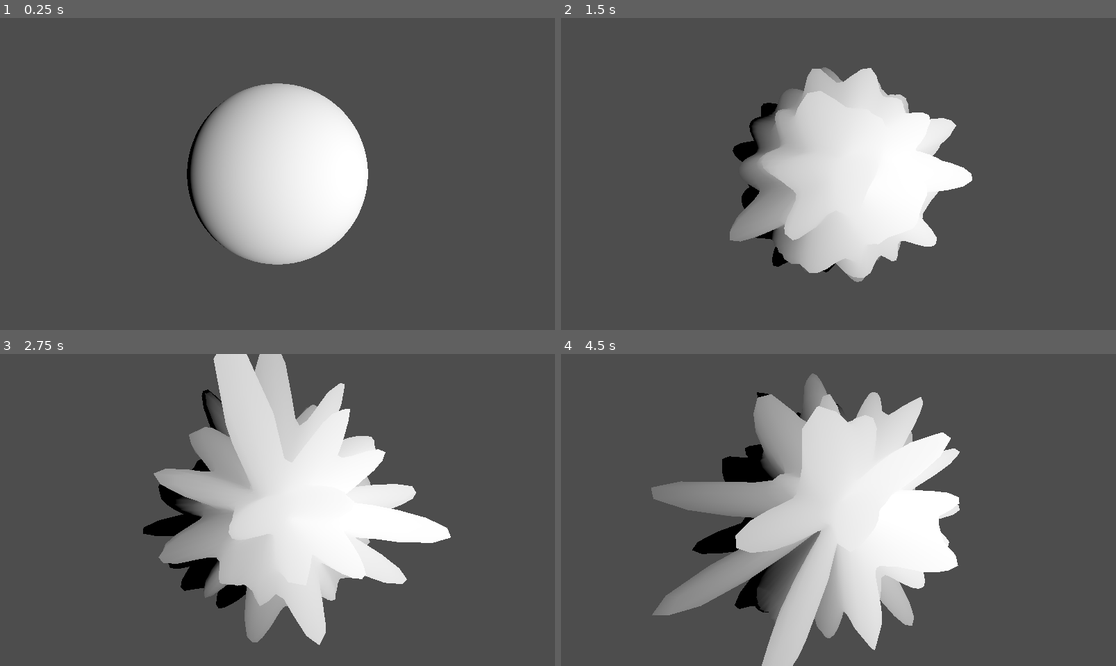
Above: before the commit, frames 1-4 (two rows, left to right).
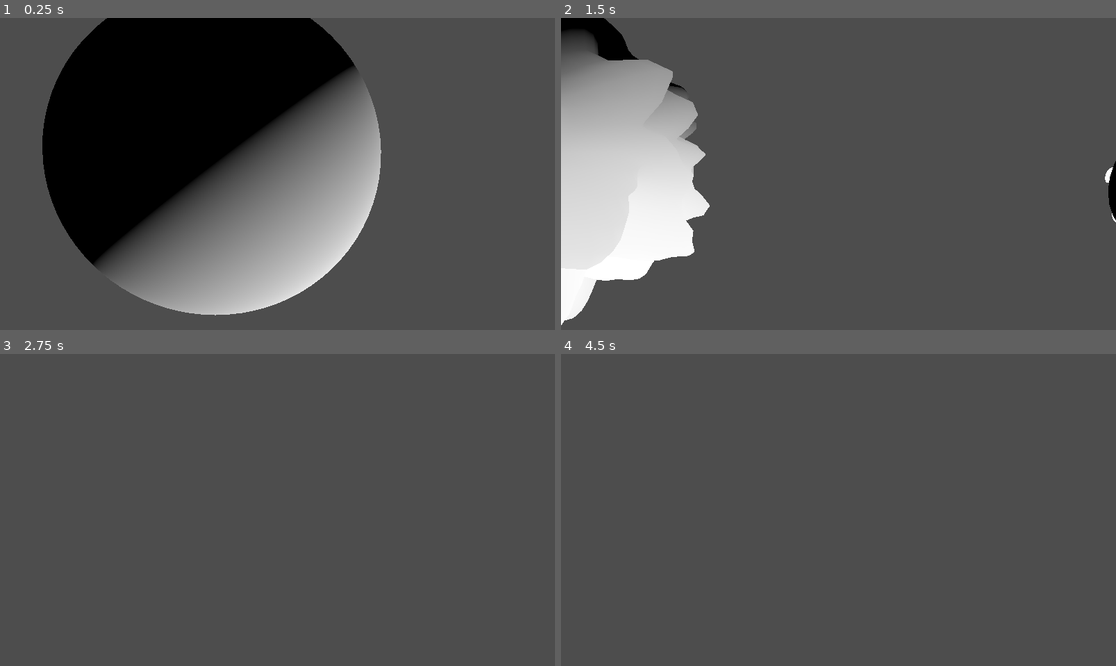
Above: after the commit, the same moments.

Repository: Routund/Earth_shakers
Game: Godot game, scene res://Scenes/test.tscn
Same seed, same stepped clock (60 frames per second), same inputs: the game is played once before the commit and once after it.
Inputs:
- Up to frame 1 (0.25 s): no input
- Up to frame 2 (1.5 s): tap Enter (ui_accept) at 0.5, 0.6 s; hold Right (right) 0.53-1.28 s; hold Space (jump) 0.53-1.28 s; hold S (down) from 1.28 s (still down); tap Space (jump) at 1.35 s
- Up to frame 3 (2.75 s): tap Space (jump) at 1.52, 1.82 s; tap Enter (ui_accept) at 1.55, 2.1 s; release S (down) at 2.03 s; hold Right (right) from 2.03 s (still down); hold Space (jump) from 2.03 s (still down)
- Up to frame 4 (4.5 s): release Right (right) at 2.78 s; release Space (jump) at 2.78 s; hold Up (up) 2.78-3.53 s; tap Enter (ui_accept) at 2.85, 4.35 s; tap Space (jump) at 3.02, 3.32 s; hold Space (jump) 3.53-4.28 s; hold A (left) from 3.53 s (still down)

The runs differ from the first frame. In frame 1, 45% of the frame differs, in the area x 7-69%, y 0-96%; in frame 2, 37%; in frame 3, 26%; in frame 4, 28%.

Commit message:
wholesome

Diff:
--- /dev/null
+++ b/Scenes/player.tscn
@@ -0,0 +1,14 @@
+[gd_scene load_steps=3 format=3 uid="uid://cdq77svver7c0"]
+
+[ext_resource type="Script" path="res://player.gd" id="1_5rkx4"]
+
+[sub_resource type="SphereShape3D" id="SphereShape3D_pe1jp"]
+radius = 0.580856
+
+[node name="player" type="CharacterBody3D"]
+script = ExtResource("1_5rkx4")
+
+[node name="CollisionShape3D" type="CollisionShape3D" parent="."]
+shape = SubResource("SphereShape3D_pe1jp")
+
+[node name="Camera3D" type="Camera3D" parent="."]
--- a/Scenes/test.tscn
+++ b/Scenes/test.tscn
@@ -1,8 +1,9 @@
-[gd_scene load_steps=7 format=3 uid="uid://bi16iyfo3yx4e"]
+[gd_scene load_steps=9 format=3 uid="uid://bi16iyfo3yx4e"]
 
 [ext_resource type="Shader" path="res://Shaders/planet_wave.gdshader" id="1_nw1d7"]
 [ext_resource type="Script" path="res://UvSphere.gd" id="3_08ukf"]
 [ext_resource type="PackedScene" uid="uid://cnjb7mb2dxn31" path="res://Sculptures/UFO.glb" id="4_luwtk"]
+[ext_resource type="PackedScene" uid="uid://cdq77svver7c0" path="res://Scenes/player.tscn" id="4_n1flc"]
 
 [sub_resource type="CapsuleMesh" id="CapsuleMesh_x20ug"]
 
@@ -18,6 +19,9 @@
 radial_segments = 75
 rings = 75
 
+[sub_resource type="SphereShape3D" id="SphereShape3D_mgivc"]
+radius = 2.35768
+
 [node name="Node3D" type="Node3D"]
 
 [node name="DirectionalLight3D" type="DirectionalLight3D" parent="."]
@@ -26,10 +30,7 @@
 [node name="MeshInstance3D3" type="MeshInstance3D" parent="."]
 visible = false
 mesh = SubResource("CapsuleMesh_x20ug")
-skeleton = NodePath("../Camera3D")
-
-[node name="Camera3D" type="Camera3D" parent="."]
-transform = Transform3D(1, 0, 0, 0, 1, 0, 0, 0, 1, 0, 0, 4.91706)
+skeleton = NodePath("")
 
 [node name="MeshInstance3D2" type="MeshInstance3D" parent="."]
 material_override = SubResource("ShaderMaterial_cmlmp")
@@ -39,3 +40,12 @@
 
 [node name="UFO" parent="." instance=ExtResource("4_luwtk")]
 transform = Transform3D(1, 0, 0, 0, 1, 0, 0, 0, 1, 9.00284, -4.76837e-07, 0.359719)
+
+[node name="player" parent="." instance=ExtResource("4_n1flc")]
+transform = Transform3D(1, 0, 0, 0, -0.175813, 0.984424, 0, -0.984424, -0.175813, 0.623209, 3.4577, -0.33631)
+
+[node name="StaticBody3D" type="StaticBody3D" parent="."]
+
+[node name="CollisionShape3D" type="CollisionShape3D" parent="StaticBody3D"]
+transform = Transform3D(1, 0, 0, 0, 0.990677, -0.136234, 0, 0.136234, 0.990677, 0, 0.0117832, -0.0666067)
+shape = SubResource("SphereShape3D_mgivc")
--- /dev/null
+++ b/player.gd
@@ -0,0 +1,28 @@
+extends CharacterBody3D
+
+
+const SPEED = 5.0
+const JUMP_VELOCITY = 4.5
+
+
+func _physics_process(delta: float) -> void:
+	# Add the gravity.
+	if not is_on_floor():
+		velocity += get_gravity() * delta
+
+	# Handle jump.
+	if Input.is_action_just_pressed("ui_accept") and is_on_floor():
+		velocity.y = JUMP_VELOCITY
+
+	# Get the input direction and handle the movement/deceleration.
+	# As good practice, you should replace UI actions with custom gameplay actions.
+	var input_dir := Input.get_vector("left", "right", "down", "up")
+	var direction := (transform.basis * Vector3(input_dir.x, 0, input_dir.y)).normalized()
+	if direction:
+		velocity.x = direction.x * SPEED
+		velocity.z = direction.z * SPEED
+	else:
+		velocity.x = move_toward(velocity.x, 0, SPEED)
+		velocity.z = move_toward(velocity.z, 0, SPEED)
+
+	move_and_slide()
